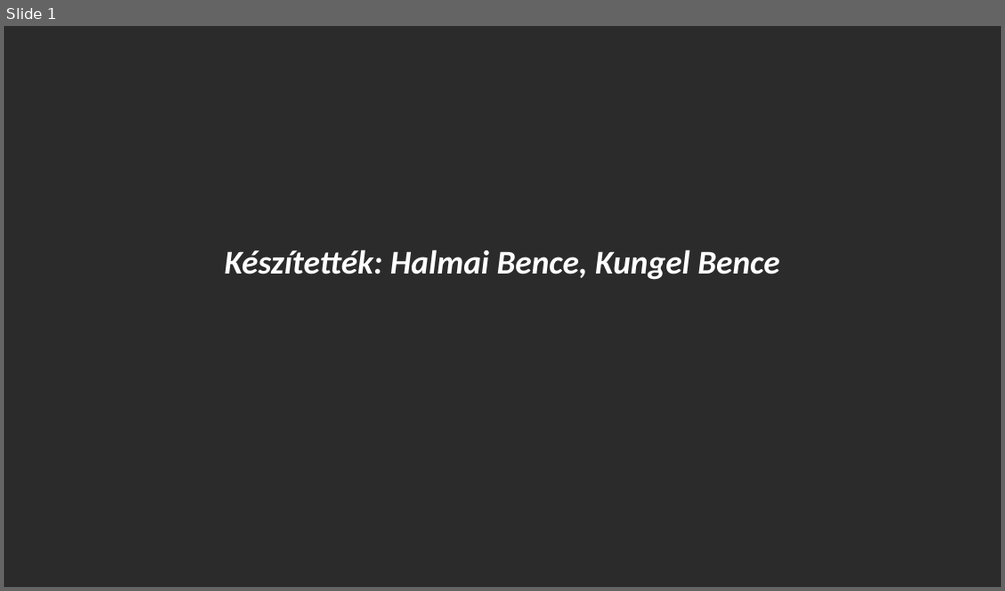
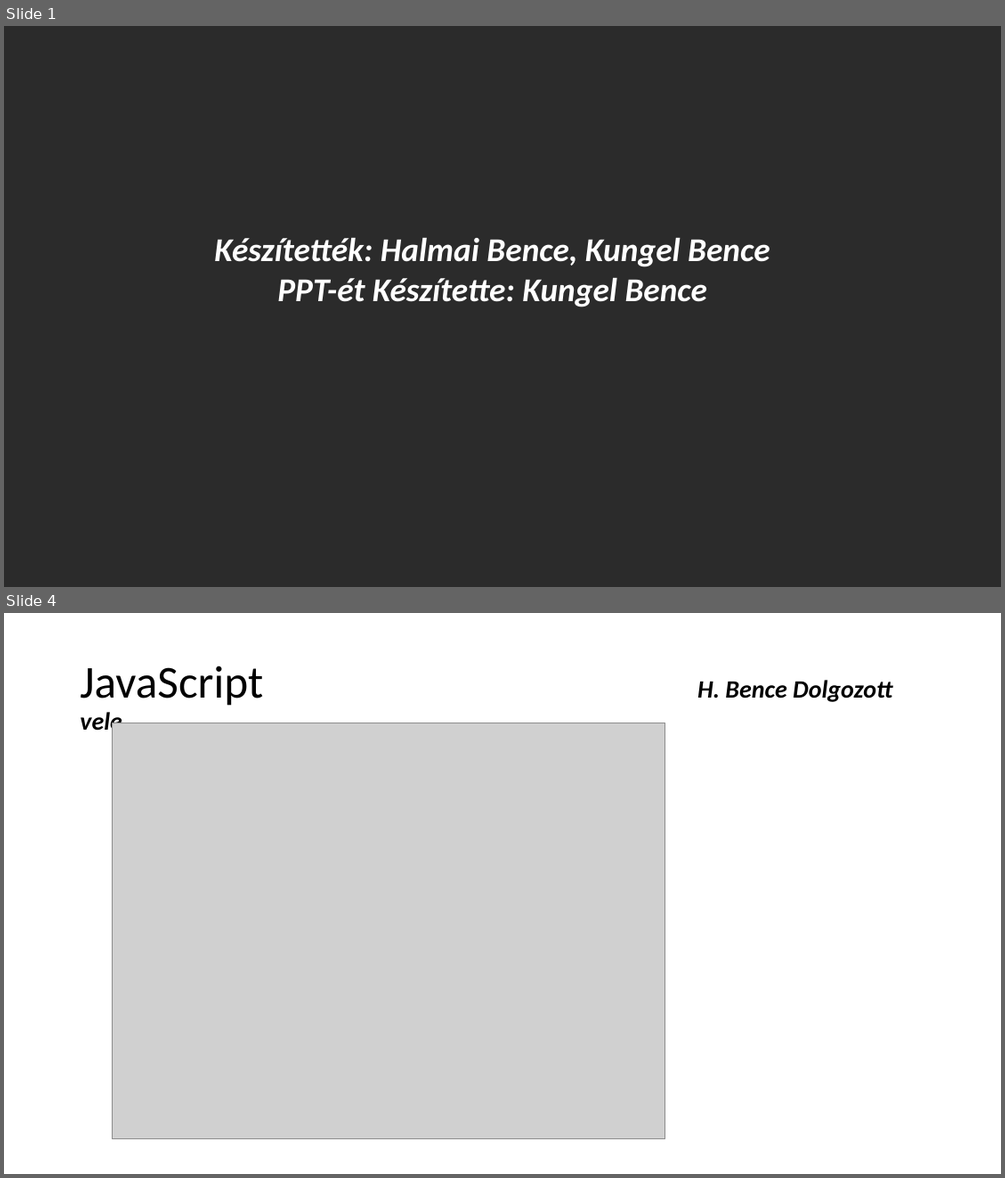
Before and after one commit to Hbence10/algoritmus-projekt, a slide deck: munkamenet.pptx. Shown one above the other, each under a label of ours: slide 1 before the commit, slides 1 and 4 after it; the slides between them are not shown. The pictures are 1005x591 and 1005x1178 pixels, drawn with LibreOffice and Linux fonts; fonts in the diff are those of the drawing; grey boxes stand for pictures; background and template pictures are left out; a plain dark background stands for a picture behind light text. Boxes give left, top, right and bottom in pixels: in the first picture for what was removed or moved away, otherwise in the second. Text is boxed around its words. In the diff, an @@ line names an element or a change of style, - is before the commit and + after.

```diff
--- a/munkamenet.pptx
+++ b/munkamenet.pptx
@@ slide 4 added at <box>4,613,1001,1174</box>, background #FFFFFF @@
@@ title added at <box>80,666,892,706</box>, 24 pt, text #000000, bold, italic @@
+JavaScript H. Bence Dolgozott vele
@@ picture added at <box>113,722,666,1138</box> @@
@@ slide 1 changed as well @@
@@ text "Készítették: Halmai Bence, Kungel Bence": place and size @@
-text "Készítették: Halmai Bence, Kungel Bence" at <box>225,249,779,280</box>
+text "Készítették: Halmai Bence, Kungel Bence" at <box>214,237,769,307</box>
@@ text at <box>277,277,707,307</box>: paragraph added @@
+PPT-ét Készítette: Kungel Bence
```
Also in this commit, not shown: 1 other slide changed, 4 other slides added, 2 other files.
